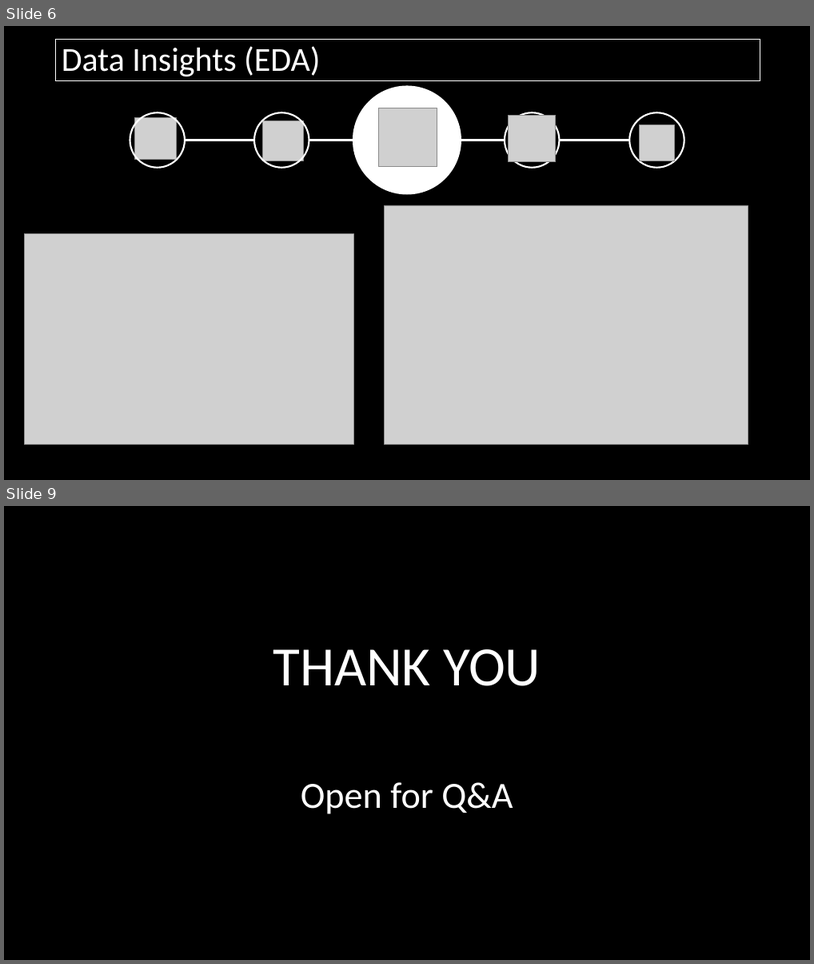
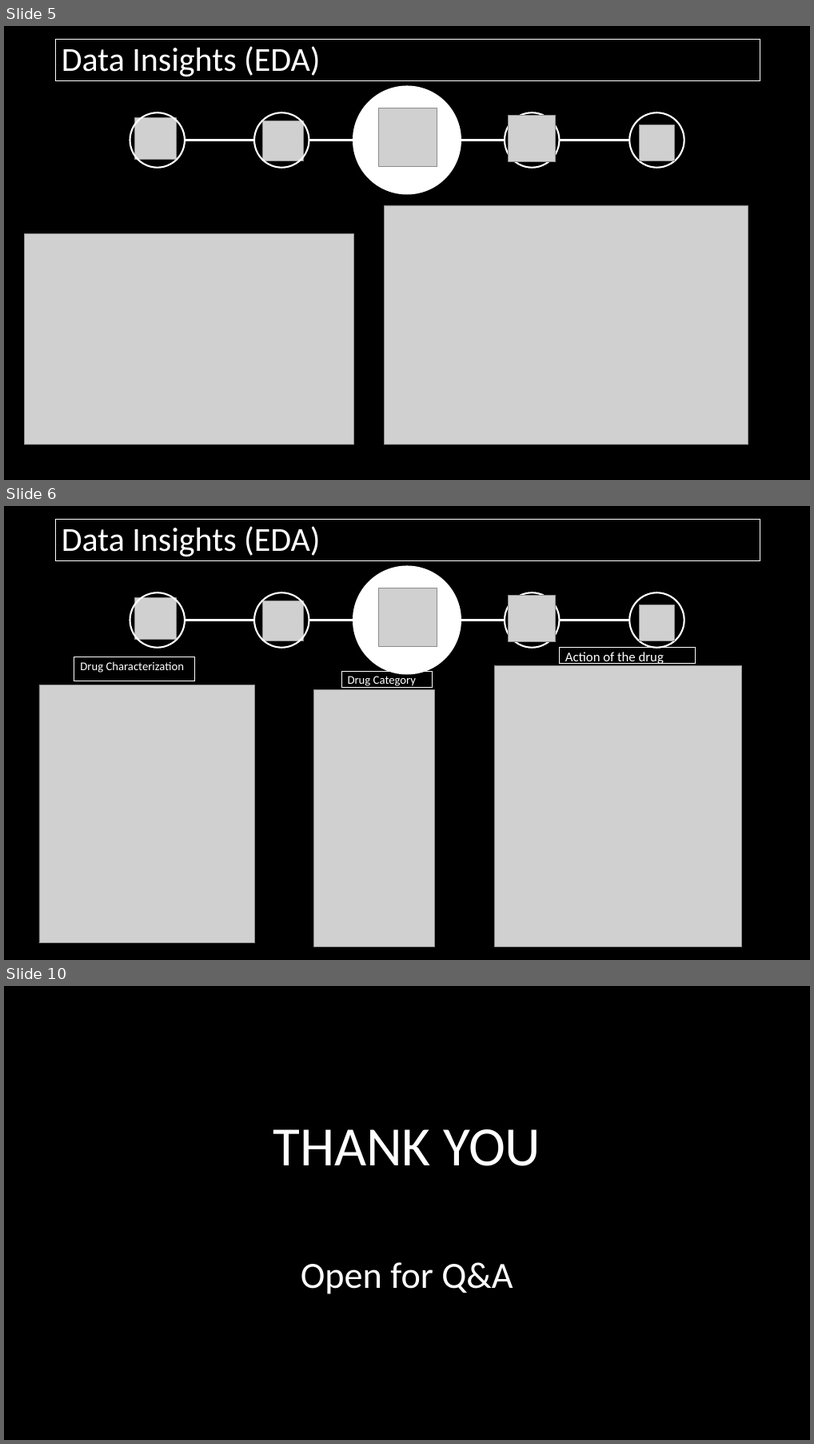
Before and after one commit to Nntraveler/CDSSHackathon, a slide deck: Hackathon.pptx. Shown one above the other, each under a label of ours: slides 6 and 9 before the commit, slides 5, 6 and 10 after it; the slides between them are not shown. The pictures are 814x964 and 814x1444 pixels, drawn with LibreOffice and Linux fonts; fonts in the diff are those of the drawing; grey boxes stand for pictures. Boxes give left, top, right and bottom in pixels: in the first picture for what was removed or moved away, otherwise in the second. Text is boxed around its words. In the diff, an @@ line names an element or a change of style, - is before the commit and + after.

```diff
--- a/Hackathon.pptx
+++ b/Hackathon.pptx
@@ slide 6 added at (x1=4, y1=506, x2=810, y2=960), background #000000 @@
@@ rectangle added at (x1=55, y1=520, x2=761, y2=560), outline #FFFFFF 0.75 pt, 40 pt, text #FFFFFF @@
+Data Insights (EDA)
@@ ellipse added at (x1=354, y1=567, x2=461, y2=673), fill #FFFFFF, outline #FFFFFF 2 pt @@
@@ ellipse added at (x1=130, y1=592, x2=185, y2=648), outline #FFFFFF 2 pt @@
@@ picture added at (x1=134, y1=598, x2=177, y2=640) @@
@@ ellipse added at (x1=254, y1=592, x2=310, y2=648), outline #FFFFFF 2 pt @@
@@ picture added at (x1=263, y1=600, x2=303, y2=640) @@
@@ picture added at (x1=379, y1=588, x2=438, y2=647) @@
@@ ellipse added at (x1=505, y1=592, x2=560, y2=648), outline #FFFFFF 2 pt @@
@@ picture added at (x1=509, y1=595, x2=556, y2=642) @@
@@ ellipse added at (x1=630, y1=592, x2=685, y2=648), outline #FFFFFF 2 pt @@
@@ line added from (185, 620) to (254, 620), #FFFFFF 2 pt @@
@@ line added from (310, 620) to (354, 620), #FFFFFF 2 pt @@
@@ line added from (461, 620) to (505, 620), #FFFFFF 2 pt @@
@@ line added from (560, 620) to (630, 620), #FFFFFF 2 pt @@
@@ picture added at (x1=640, y1=605, x2=675, y2=641) @@
@@ rectangle added at (x1=560, y1=648, x2=697, y2=664), outline #FFFFFF 0.75 pt, 16 pt, text #FFFFFF @@
+Action of the drug
@@ rectangle added at (x1=74, y1=657, x2=195, y2=681), outline #FFFFFF 0.75 pt, 14 pt, text #FFFFFF @@
+Drug Characterization
@@ rectangle added at (x1=342, y1=671, x2=432, y2=687), outline #FFFFFF 0.75 pt, 14 pt, text #FFFFFF @@
+Drug Category
@@ picture added at (x1=494, y1=665, x2=742, y2=946) @@
@@ picture added at (x1=39, y1=684, x2=254, y2=943) @@
@@ picture added at (x1=314, y1=690, x2=434, y2=947) @@
@@ what was slide 6 is now slide 5 @@
@@ what was slide 9 is now slide 10 @@
```
Also in this commit, not shown: 5 slides changed, 1 other slide added, 1 slide removed.
